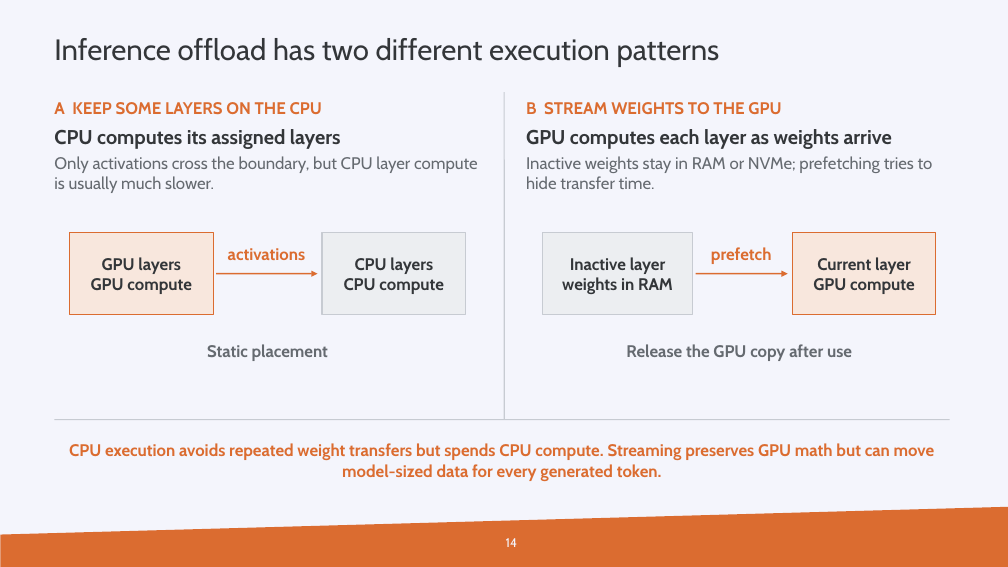
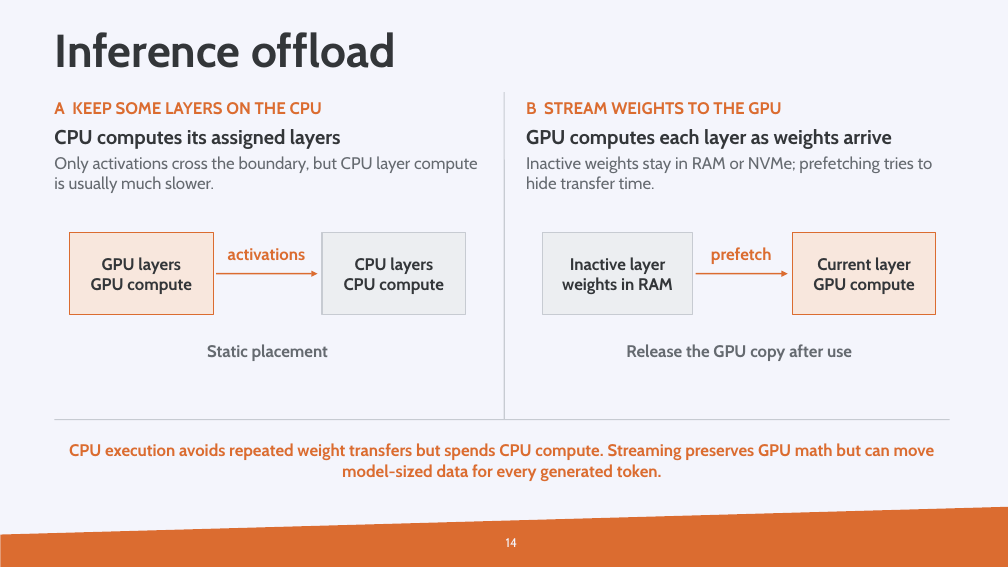
Before and after one commit to gjbex/Machine-learning-with-Python, a slide deck: slide 14 of parallelism_selection.pptx. Drawn at 1008x567 pixels with LibreOffice and Linux fonts; fonts in the diff are those of the drawing; background and template pictures are left out. Boxes give left, top, right and bottom in pixels: in the first picture for what was removed or moved away, otherwise in the second. Text is boxed around its words. In the diff, an @@ line names an element or a change of style, - is before the commit and + after.

```diff
--- a/parallelism_selection.pptx
+++ b/parallelism_selection.pptx
@@ text at (54,32,395,68): text changed; size 28 to 44 pt; bold on @@
-Inference offload has two different execution patterns
+Inference offload
```
Also in this commit, not shown: 2 other slides changed, 2 slides added.
